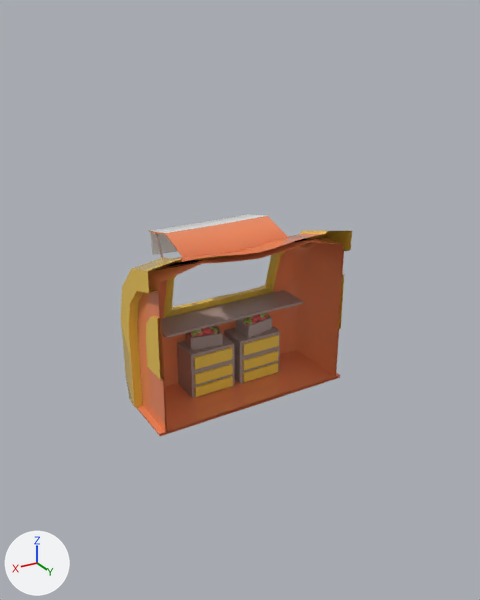
A saved change to the FBX model Assets/Art/hotdog trailer/hotdog_trailer.fbx.
Both versions are drawn from a 50 mm camera at (2.04, 3.18, 1.77) aimed at (0.02, -0.17, 0.1). The lights are fixed; the arrows at lower left show +X, +Y and +Z. Where no turn or scale is listed for an object, it has been applied to the vertices. Vertices at the same position are counted once.

In view in the first picture: 'box', 'tomatenkiste', 'trailer'.
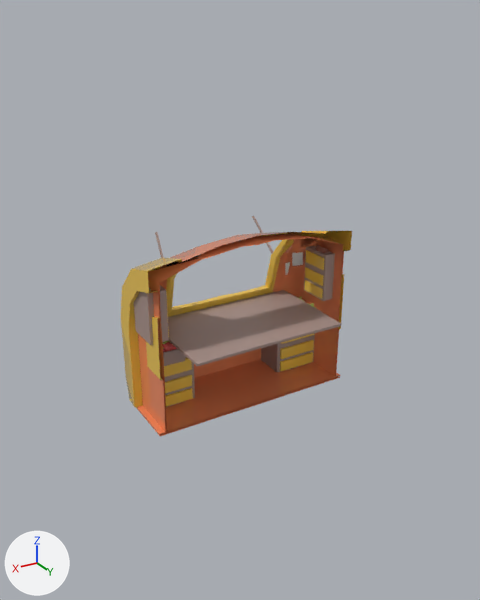
Commit message: changed hotdog trailer

What differs and where, as boxes [x1, y1, x2, y2] in the pictures (480 x 600 px; the box of a moved part takes in the faces that stretch with it):
'trailer', reshaped (8% shorter)
    before: [121, 214, 352, 436]
    after: [121, 231, 352, 436]
'box', reshaped
    before: [177, 326, 280, 398]
    after: [164, 333, 315, 407]
'box_2', added
    after: [134, 246, 335, 345]
    faces in mat_holz (beige #a79089): [134, 246, 335, 345]
    faces in mat_wagen_gelb (yellow #f1c74b): [166, 250, 324, 337]
'poster', added
    after: [285, 252, 303, 275]
'wurststapel', added
    after: [315, 245, 329, 253]
part 1 of me_mesh, cut back
    before: [149, 214, 341, 338]
    after: [149, 232, 341, 366]
part 2 of me_mesh_002, moved or reshaped
    before: [177, 334, 235, 398]
    after: [164, 356, 195, 407]
part 3 of me_mesh_002, moved or reshaped
    before: [225, 326, 280, 384]
    after: [261, 333, 315, 372]
part 4 of me_mesh_001, moved or reshaped
    before: [202, 327, 212, 336]
    after: [163, 342, 173, 352]
part 5 of me_mesh_001, moved or reshaped (not visible afterwards)
    before: [189, 329, 204, 337]
part 6 of me_mesh_001, moved or reshaped
    before: [208, 329, 219, 335]
    after: [170, 345, 177, 351]
part 7 of me_mesh_001, moved or reshaped
    before: [185, 325, 223, 350]
    after: [163, 349, 185, 366]
part 8 of me_mesh_001, moved or reshaped (not visible afterwards)
    before: [247, 315, 259, 323]
part 9 of me_mesh_001, deleted (brown)
    before: [236, 313, 272, 338]

What changed in the scene script:
```text
Change me_mesh_001:
    remove me_mesh_001.from_pydata(...)  # 870 vertices, 862 faces; spans x -0.32..0.56, y -0.52..0.45, z -1.46..0.49
    add me_mesh_001.from_pydata(...)  # 1730 vertices, 1724 faces; spans x -0.65..0.65, y -0.52..0.45, z -1.44..0.49
    me_mesh_001 part 4: the loose piece of 86 vertices spanning x 0.13..0.23, y -0.41..-0.31, z -1.42..-1.33 is moved by (0.34, 0.11, 0.02)
    me_mesh_001 part 5: the loose piece of 86 vertices spanning x 0.2..0.3, y -0.41..-0.31, z -1.43..-1.33 is moved by (0.34, 0.12, 0.02)
    me_mesh_001 part 6: the loose piece of 86 vertices spanning x 0.1..0.2, y -0.39..-0.29, z -1.44..-1.35 is moved by (0.33, 0.1, 0.02)
    me_mesh_001 part 7: the loose piece of 16 vertices spanning x 0.08..0.32, y -0.44..-0.27, z -1.46..-1.37 is turned 6.8 degrees about the z axis through its middle, then moved by (0.34, 0.11, 0.02)
    me_mesh_001 part 8: the loose piece of 86 vertices spanning x -0.23..-0.13, y -0.41..-0.31, z -1.42..-1.33 is scaled about its middle by (-0.992, 0.994, 1), then moved by (0.7, -0.03, 0.02)
    me_mesh_001 part 9: 8 loose pieces with 239 vertices, spanning x -0.32..-0.08, y -0.44..-0.27, z -1.46..-1.33, are deleted
Change me_mesh:
    remove me_mesh.from_pydata(...)  # 432 vertices, 389 faces; spans x -0.717..0.717, y -0.178..0.568, z -0.724..0.389
    add me_mesh.from_pydata(...)  # 413 vertices, 351 faces; spans x -0.717..0.717, y -0.178..0.75, z -0.724..0.443
    me_mesh part 1
    37 vertices are removed from x -0.524..0.524, y -0.178..0.331, z -0.203..0.387
    64 faces are deleted
    19 vertices in x -0.134..0.134, y 0.314..0.567, z 0.255..0.345 move by (0.0, 0.0, 0.088)
    18 vertices in x -0.395..0.395, y 0.314..0.568, z 0.28..0.372 move by (0.0, 0.0, 0.026)
    16 vertices in x -0.265..0.265, y 0.314..0.564, z 0.267..0.363 move by (0.0, 0.0, 0.062)
    5 vertices in x 0.0, y 0.314..0.564, z 0.253..0.336 move by (0.0, 0.0, 0.107)
    3 vertices in x 0.0, y 0.342..0.556, z 0.249..0.299 move by (0.0, 0.0, 0.106)
    2 vertices move from x -0.265..0.265, y 0.567, z 0.322 to x -0.265..0.265, y 0.567, z 0.377
    8 vertices are added at x -0.524..0.524, y 0.747, z -0.203..-0.186
    5 new vertices lie (0.0, 0.661, -0.001) away from vertices in x -0.273..0.273, y 0.089, z -0.197
    5 new vertices lie (0.0, 0.0, 0.017) away from vertices in x -0.273..0.273, y 0.75, z -0.198
    26 new faces join them, mat_holz (beige #a79089)
Change me_mesh_002:
    where me_mesh_002.from_pydata(...)  # 152 vertices, 148 faces; spans x -0.442..0.252, y -0.46..-0.237, z -0.34..-0.014
    me_mesh_002 part 2: the loose piece of 76 vertices spanning x -0.074..0.252, y -0.46..-0.237, z -0.34..-0.014 is scaled about its middle by (1, 1, 1.06), then moved by (0.307, 0.0, 0.005)
    me_mesh_002 part 3: the loose piece of 76 vertices spanning x -0.442..-0.116, y -0.46..-0.237, z -0.34..-0.014 is scaled about its middle by (1, 1, 1.06), then moved by (-0.307, 0.0, 0.005)
Add ob_wurststapel:
    ob_wurststapel = bpy.data.objects.new('wurststapel', me_mesh_002_1)  # 2428 vertices, 2400 faces; spans x -1.0..1.0, y -0.22..-0.02, z -1.55..0.45; in mat_sausage (brown #b37666)
    ob_wurststapel.location = (0.0, 0.0, 0.0)
Add ob_poster:
    ob_poster = bpy.data.objects.new('poster', me_mesh_1)  # 36 vertices, 16 faces; spans x -0.611..0.611, y -0.446..-0.366, z -0.095..0.088; in mat_mat (its picture is missing)
    ob_poster.location = (0.0, 0.0, 0.167)
Add ob_box_2:
    ob_box_2 = bpy.data.objects.new('box_2', me_mesh_005)  # 152 vertices, 148 faces; spans x -0.788..0.599, y -0.302..-0.08, z 0.224..0.55; in mat_holz (beige #a79089), mat_wagen_gelb (yellow #f1c74b)
    ob_box_2.location = (0.095, 0.0, -0.232)
```
